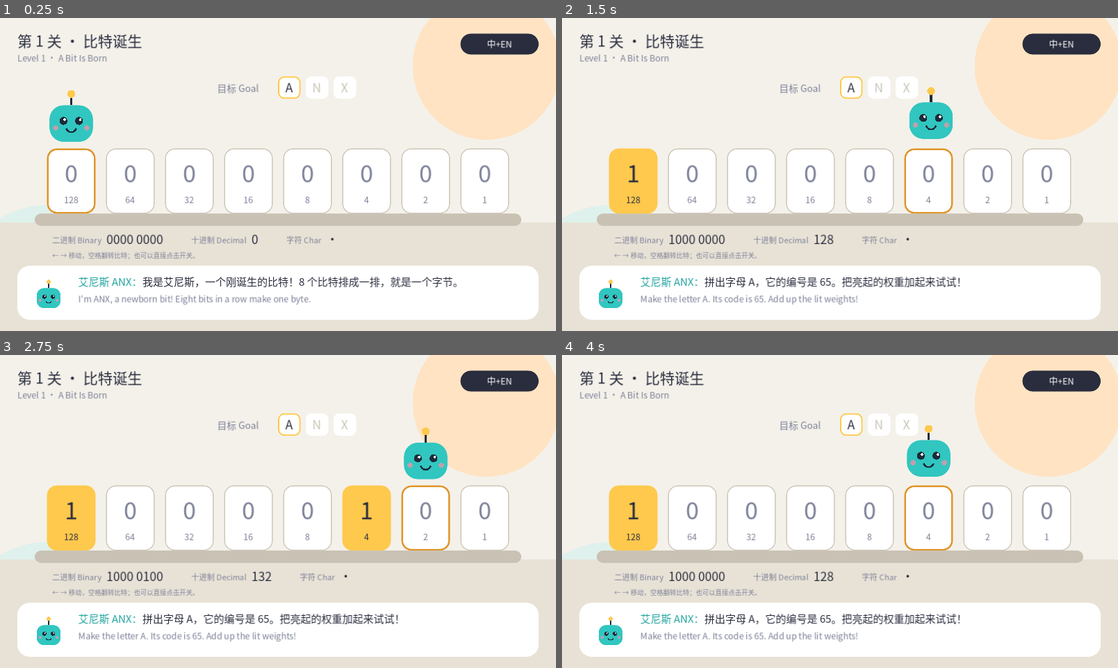
Above: before the commit, frames 1-4 (two rows, left to right).
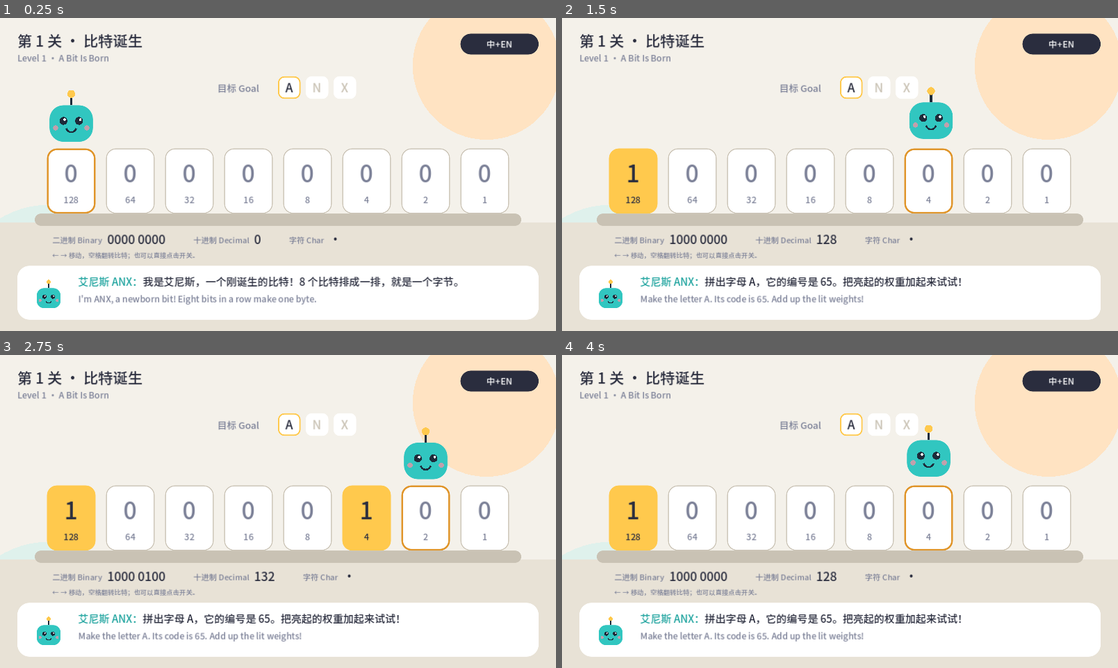
Above: after the commit, the same moments.

Repository: kalijerry/game_anx
Game: Godot game, scene res://scenes/level_01.tscn
Same seed, same stepped clock (60 frames per second), same inputs: the game is played once before the commit and once after it.
Inputs (mouse positions are in pixels of both pictures, inside the frame that each line leads up to):
- Up to frame 1 (0.25 s): no input
- Up to frame 2 (1.5 s): tap Enter (ui_accept) at 0.5, 0.77 s; move the mouse to (962, 158) at 0.52 s; hold Right (ui_right) 0.53-1.28 s; click (962, 158) at 0.67 s; move the mouse to (728, 190) at 1.27 s; hold Left (ui_left) from 1.28 s (still down)
- Up to frame 3 (2.75 s): tap Enter (ui_accept) at 1.52 s; move the mouse to (333, 442) at 2.02 s; release Left (ui_left) at 2.03 s; hold Right (ui_right) from 2.03 s (still down)
- Up to frame 4 (4 s): tap Enter (ui_accept) at 2.75, 3.02, 3.77 s; move the mouse to (812, 574) at 2.77 s; click (812, 574) at 2.92 s; move the mouse to (1006, 558) at 3.52 s; release Right (ui_right) at 3.53 s; hold Left (ui_left) from 3.53 s (still down)

The runs differ from the first frame. In frame 1, 2.9% of the frame differs, in the area x 3-92%, y 5-92%; in frame 2, 2.9%; in frame 3, 2.9%; in frame 4, 2.9%.

Commit message:
Add Web export and CI that publishes to GitHub Pages
- Bundle a Noto Sans SC subset (OFL) so Chinese renders on Web/mobile,
  with tools/subset_font.py to regenerate it and a test for glyph coverage
- Web export preset without threads, so GitHub Pages needs no COOP/COEP
- GitHub Actions: import, unit tests, smoke run, Web export on every PR;
  deploy to GitHub Pages on push to main

Co-Authored-By: Claude Opus 5.5 <noreply@anthropic.com>
Claude-Session: https://claude.ai/code/session_01TY39Fuv4jRCeC6sdC99MfJ

Diff:
--- a/scripts/level_01.gd
+++ b/scripts/level_01.gd
@@ -5,6 +5,7 @@
 
 const P := preload("res://scripts/palette.gd")
 const Bits := preload("res://scripts/bit_logic.gd")
+const UI_FONT: FontFile = preload("res://assets/fonts/anx_ui.ttf")
 
 const TARGETS := ["A", "N", "X"]
 ## Language button label for each Loc.Mode: both, Chinese, English.
@@ -25,15 +26,15 @@
 var msg_args := {}
 var anx_x := 0.0
 var time := 0.0
-var font: SystemFont
+var font: Font
 
 
 func _ready() -> void:
-	font = SystemFont.new()
-	font.font_names = PackedStringArray([
-		"PingFang SC", "Microsoft YaHei", "Noto Sans CJK SC", "Noto Sans SC",
-		"Source Han Sans SC", "WenQuanYi Zen Hei", "sans-serif",
-	])
+	# Bundled subset of Noto Sans SC (tools/subset_font.py); system fonts only as a fallback.
+	font = UI_FONT.duplicate()
+	var system := SystemFont.new()
+	system.font_names = PackedStringArray(["PingFang SC", "Microsoft YaHei", "Noto Sans CJK SC", "sans-serif"])
+	font.fallbacks = [system]
 	anx_x = _card_rect(cursor).get_center().x
 	Loc.changed.connect(queue_redraw)
 	# Screenshot helper: godot --path . -- --demo=complete
--- a/tests/test_bit_logic.gd
+++ b/tests/test_bit_logic.gd
@@ -32,5 +32,15 @@
 		var e: Dictionary = Strings.STRINGS[key]
 		check(e.has("zh") and e.has("en") and e["zh"] != "" and e["en"] != "", "%s has zh and en" % key)
 
+	print("font")
+	var font: FontFile = load("res://assets/fonts/anx_ui.ttf")
+	var missing := ""
+	for key in Strings.STRINGS:
+		for lang in ["zh", "en"]:
+			for ch in String(Strings.STRINGS[key][lang]):
+				if ch != " " and not font.has_char(ch.unicode_at(0)) and not ch in missing:
+					missing += ch
+	check(missing == "", "bundled font covers all text (missing: '%s'; run tools/subset_font.py)" % missing)
+
 	print("%d failure(s)" % failures)
 	quit(1 if failures > 0 else 0)
Not shown, added: assets/fonts/OFL.txt
Binary file added: assets/fonts/anx_ui.ttf
Binary file changed: docs/screenshots/level01_complete.png
Binary file changed: docs/screenshots/level01_start.png
Not shown, added: export_presets.cfg
